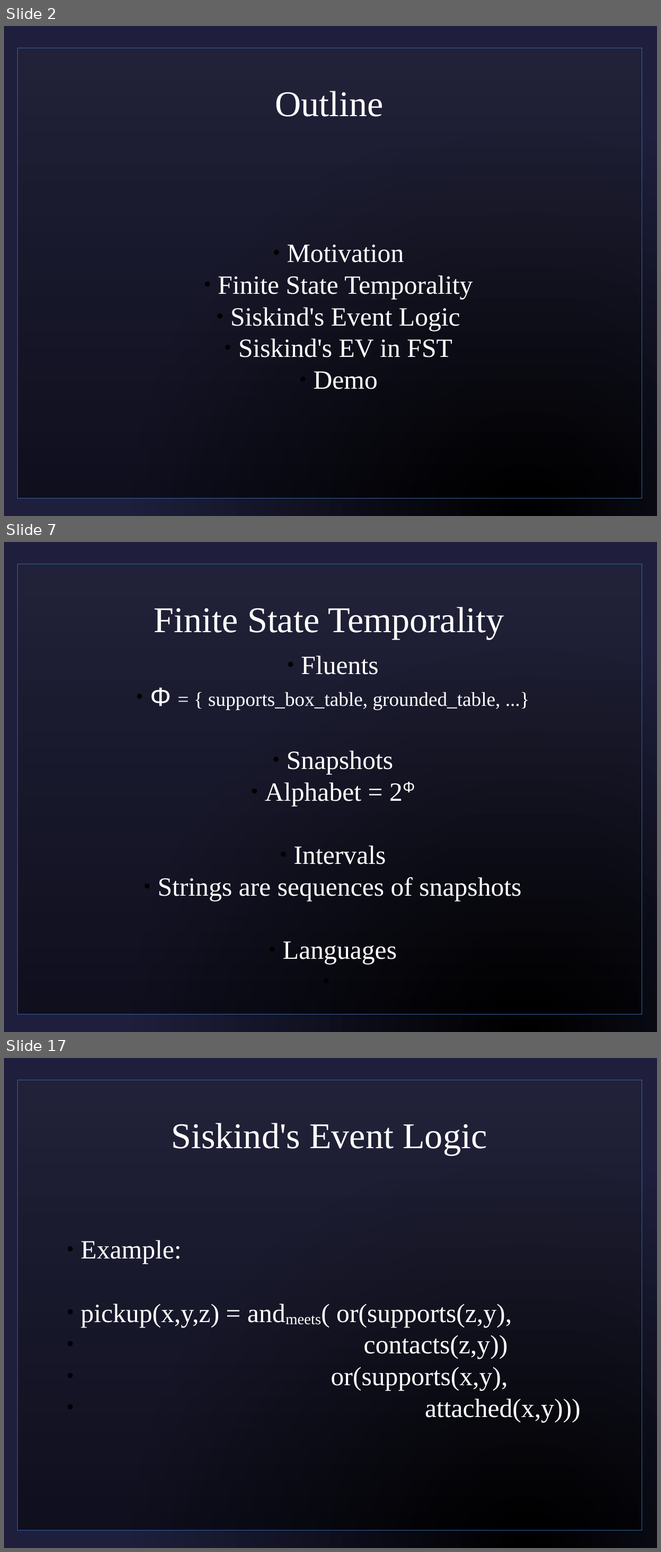
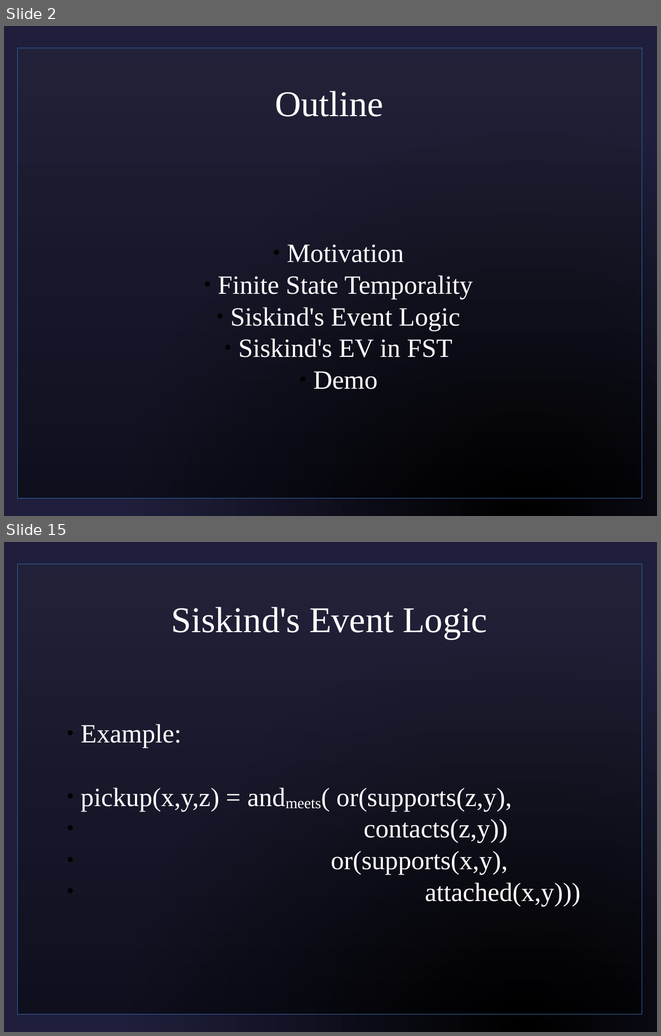
Before and after one commit to sjf/eventlogic, a slide deck: pres1.odp. Shown one above the other, each under a label of ours: slides 2, 7 and 17 before the commit, slides 2 and 15 after it; the slides between them are not shown. The pictures are 661x1552 and 661x1036 pixels, drawn with LibreOffice and Linux fonts; fonts in the diff are those of the drawing; background and template pictures are left out. Boxes give left, top, right and bottom in pixels: in the first picture for what was removed or moved away, otherwise in the second. Text is boxed around its words. In the diff, an @@ line names an element or a change of style, - is before the commit and + after.

```diff
--- a/pres1.odp
+++ b/pres1.odp
@@ slide 7 removed at (x1=4, y1=542, x2=657, y2=1032), background picture (left out); not listed: 1 template element that a slide beside it also shows @@
@@ title removed at (x1=154, y1=607, x2=504, y2=640) @@
-Finite State Temporality
@@ subtitle removed at (x1=150, y1=655, x2=521, y2=964) @@
-  ● Fluents
-  ● Φ = { supports_box_table, grounded_table, ...}
-  ● Snapshots
-  ● Alphabet = 2Φ
-  ● Intervals
-  ● Strings are sequences of snapshots
-  ● Languages
@@ what was slide 17 is now slide 15 @@
```
Also in this commit, not shown: 12 slides changed, 5 other slides removed.
